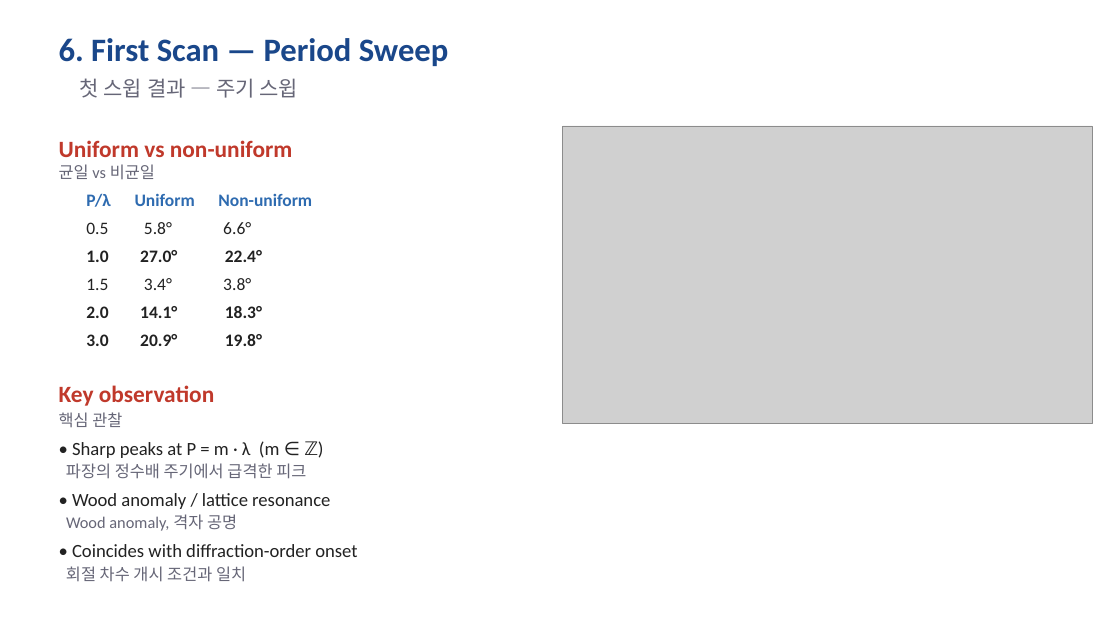
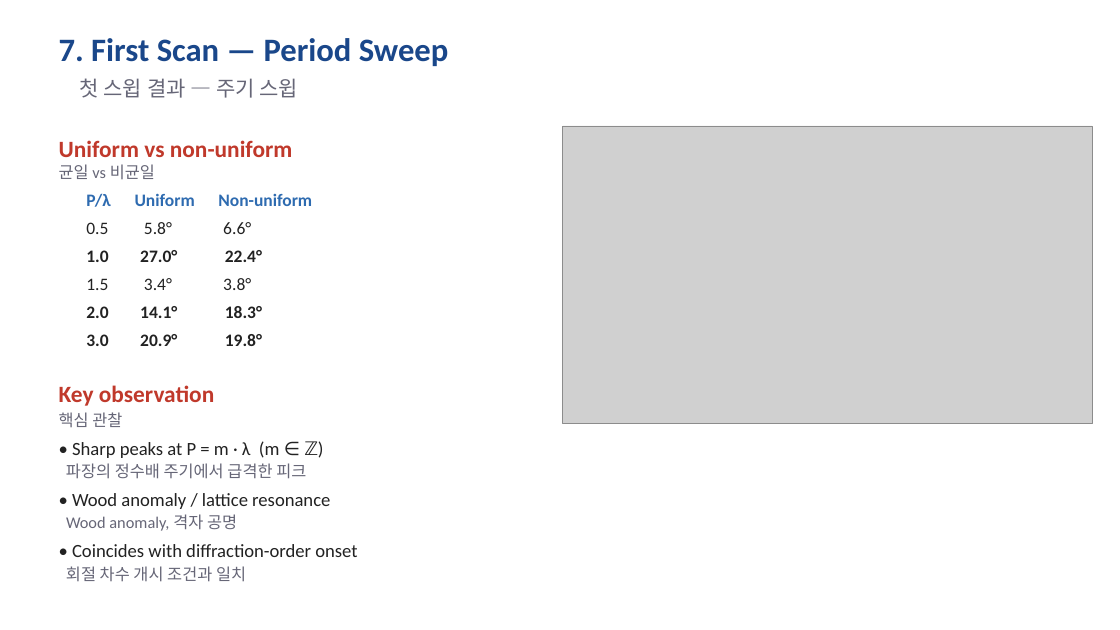
Before and after one commit to songyb111-gachon/week1, a slide deck: slide 8 of week2_progress.pptx (slide 7 before the commit). Drawn at 1120x630 pixels with LibreOffice and Linux fonts; fonts in the diff are those of the drawing; grey boxes stand for pictures. Boxes give left, top, right and bottom in pixels: in the first picture for what was removed or moved away, otherwise in the second. Text is boxed around its words. In the diff, an @@ line names an element or a change of style, - is before the commit and + after.

```diff
--- a/week2_progress.pptx
+++ b/week2_progress.pptx
@@ text at <box>59,38,449,66</box>: text changed @@
-6. First Scan — Period Sweep
+7. First Scan — Period Sweep
```
Also in this commit, not shown: 5 other slides changed, 1 slide added, 4 other files.
